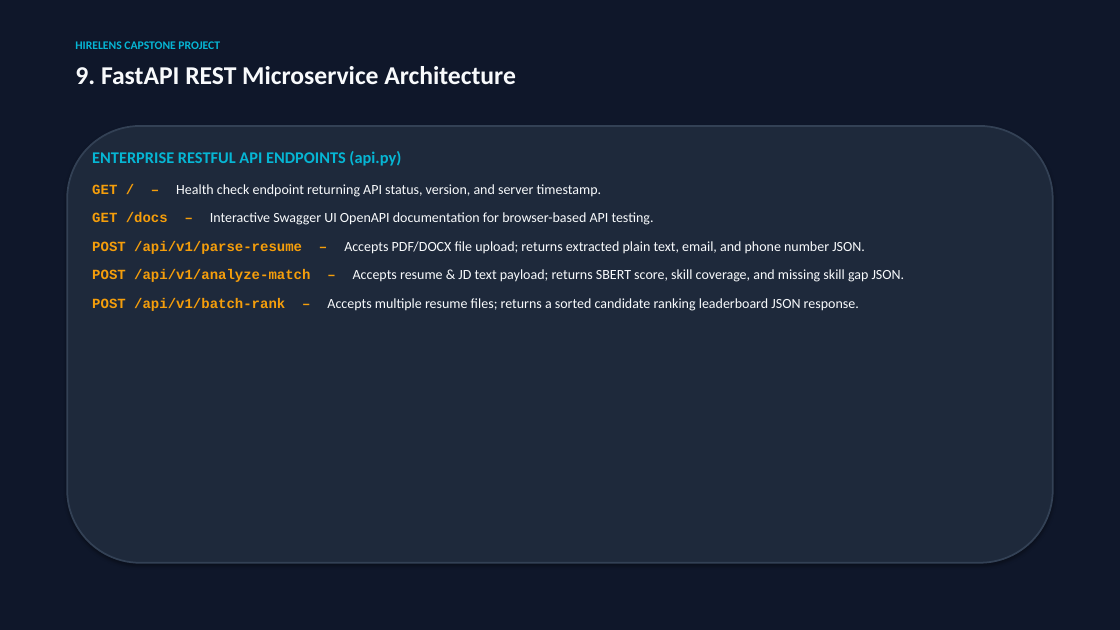
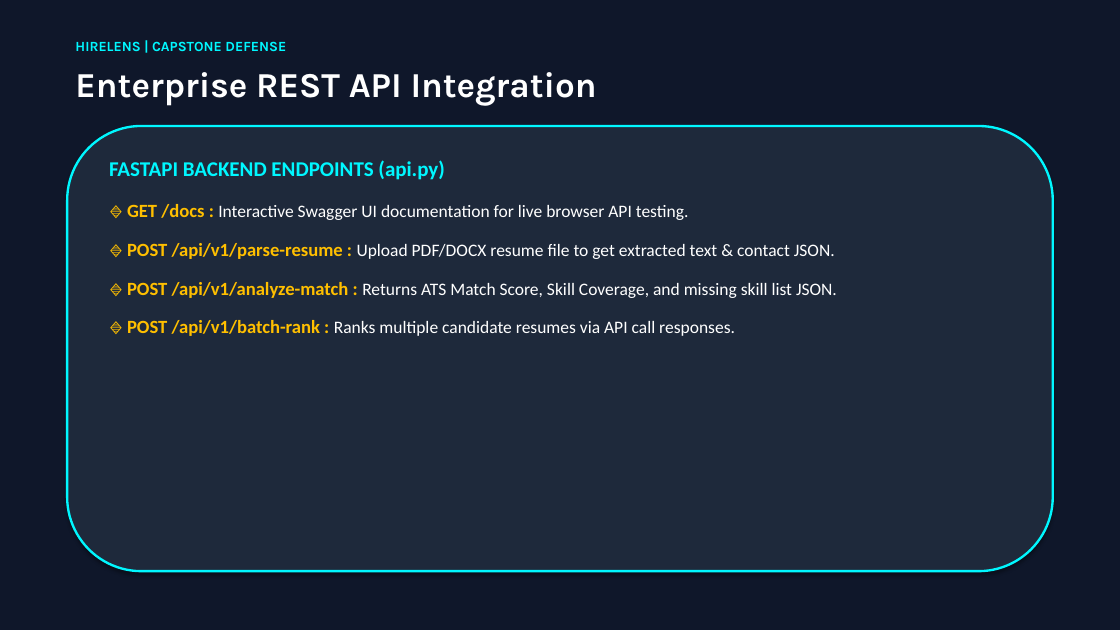
Before and after one commit to Aryan8182/Hirelens-ai-resume-analyzer, a slide deck: slide 10 of HireLens_Presentation.pptx. Drawn at 1120x630 pixels with LibreOffice and Linux fonts; fonts in the diff are those of the drawing. Boxes give left, top, right and bottom in pixels: in the first picture for what was removed or moved away, otherwise in the second. Text is boxed around its words. In the diff, an @@ line names an element or a change of style, - is before the commit and + after.

Commit message:
Update HireLens_Presentation.pptx with large-font classroom-ready presentation deck

```diff
--- a/HireLens_Presentation.pptx
+++ b/HireLens_Presentation.pptx
@@ text at (75,41,286,51): text changed; size 10 to 12 pt; font Calibri to Karla; text colour #06B6D4 to #00F7FF @@
-HIRELENS CAPSTONE PROJECT
+HIRELENS | CAPSTONE DEFENSE
@@ text at (75,72,597,106): text changed; size 22 to 30 pt; font Calibri to Karla; text colour #F8FAFC to #FFFFFF @@
-9. FastAPI REST Microservice Architecture
+Enterprise REST API Integration
@@ rounded rectangle: place and size @@
-rounded rectangle at (67,126,1053,563)
+rounded rectangle at (67,126,1053,571)
@@ rounded rectangle at (67,126,1053,571): outline #334155 1.5 pt to #00F7FF 2 pt @@
@@ text at (109,160,837,336): text changed; size 12 to 15 pt; text colour #F8FAFC to #FFFFFF @@
-ENTERPRISE RESTFUL API ENDPOINTS (api.py)
-GET / – Health check endpoint returning API status, version, and server timestamp.
-GET /docs – Interactive Swagger UI OpenAPI documentation for browser-based API testing.
-POST /api/v1/parse-resume – Accepts PDF/DOCX file upload; returns extracted plain text, email, and phone number JSON.
-POST /api/v1/analyze-match – Accepts resume & JD text payload; returns SBERT score, skill coverage, and missing skill gap JSON.
-POST /api/v1/batch-rank – Accepts multiple resume files; returns a sorted candidate ranking leaderboard JSON response.
+FASTAPI BACKEND ENDPOINTS (api.py)
+🔹 GET /docs : Interactive Swagger UI documentation for live browser API testing.
+🔹 POST /api/v1/parse-resume : Upload PDF/DOCX resume file to get extracted text & contact JSON.
+🔹 POST /api/v1/analyze-match : Returns ATS Match Score, Skill Coverage, and missing skill list JSON.
+🔹 POST /api/v1/batch-rank : Ranks multiple candidate resumes via API call responses.
```
Also in this commit, not shown: 3 other slides changed, 8 slides added, 8 slides removed, 1 other file.
